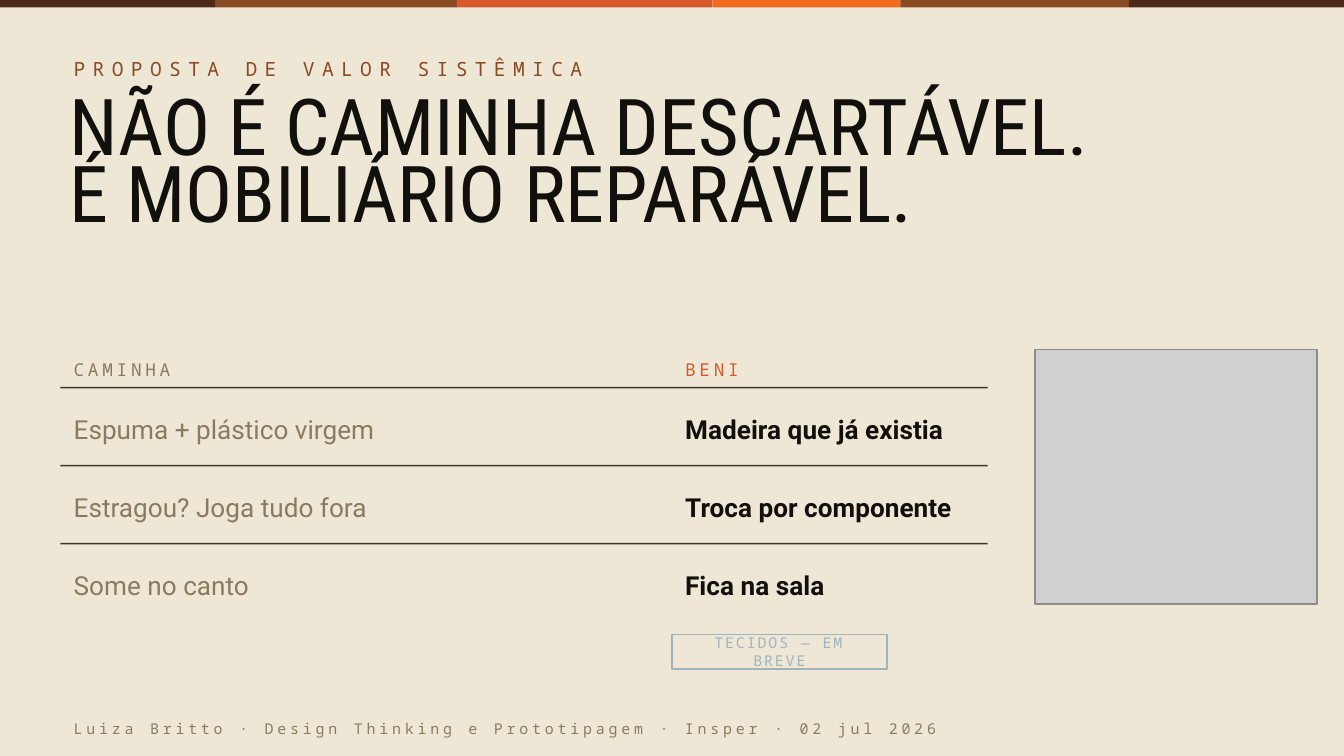
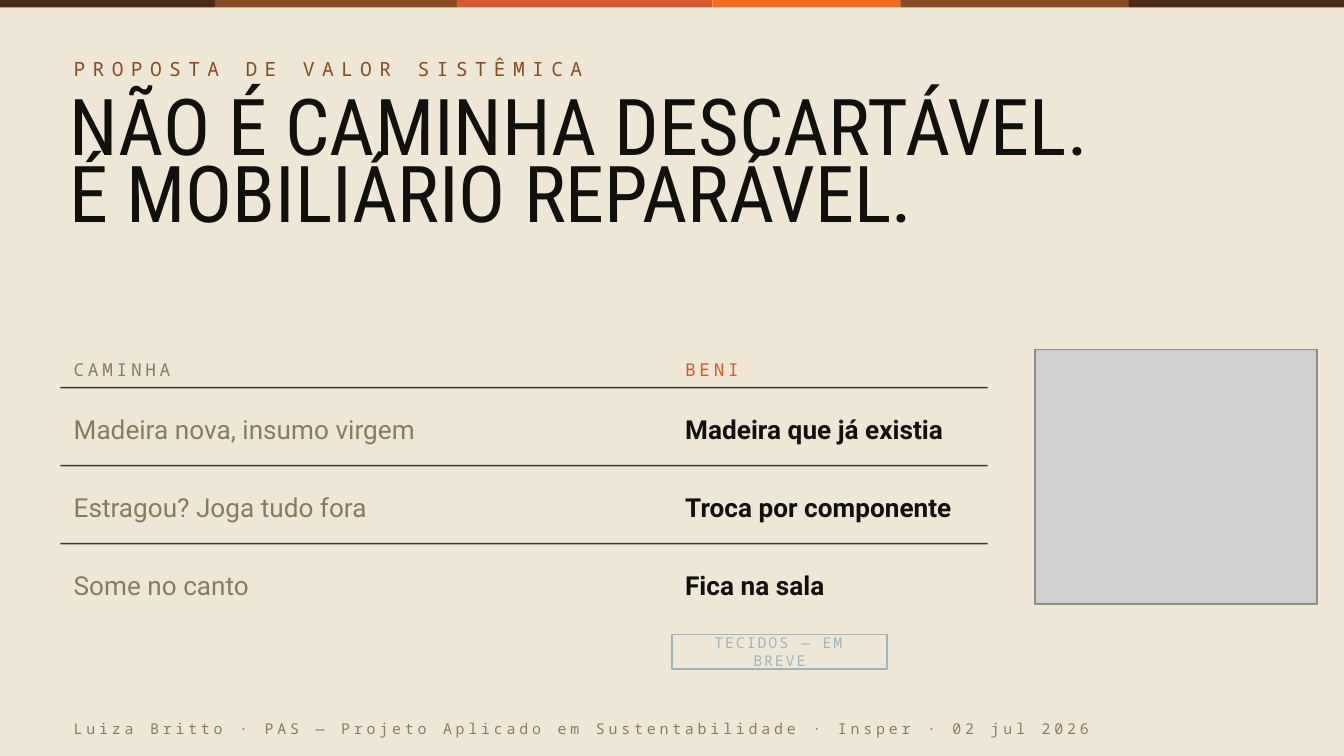
Before and after one commit to lubritto-hub/clipping, a slide deck: slide 5 of entrega/CadeiraBeni_pitch.pptx. Drawn at 1344x756 pixels with LibreOffice and Linux fonts; fonts in the diff are those of the drawing; grey boxes stand for pictures. Boxes give left, top, right and bottom in pixels: in the first picture for what was removed or moved away, otherwise in the second. Text is boxed around its words. In the diff, an @@ line names an element or a change of style, - is before the commit and + after.

```diff
--- a/entrega/CadeiraBeni_pitch.pptx
+++ b/entrega/CadeiraBeni_pitch.pptx
@@ text at box(74, 419, 415, 445): text changed @@
-Espuma + plástico virgem
+Madeira nova, insumo virgem
@@ text at box(74, 722, 1089, 738): text changed @@
-Luiza Britto · Design Thinking e Prototipagem · Insper · 02 jul 2026
+Luiza Britto · PAS — Projeto Aplicado em Sustentabilidade · Insper · 02 jul 2026
```
Also in this commit, not shown: 11 other slides changed, 5 other files.
